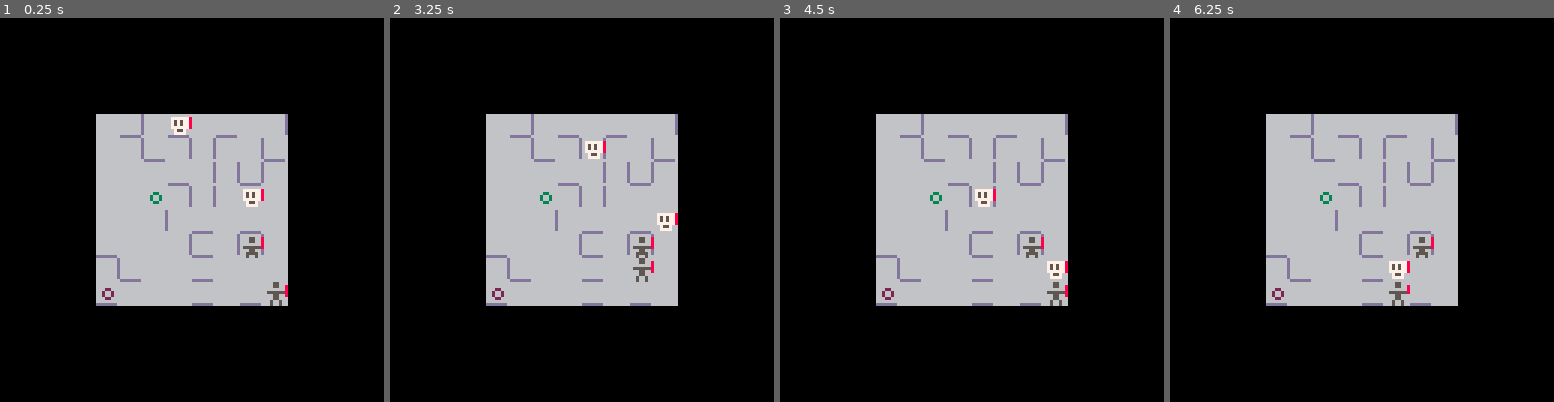
Above: before the commit, frames 1-4 (left to right).
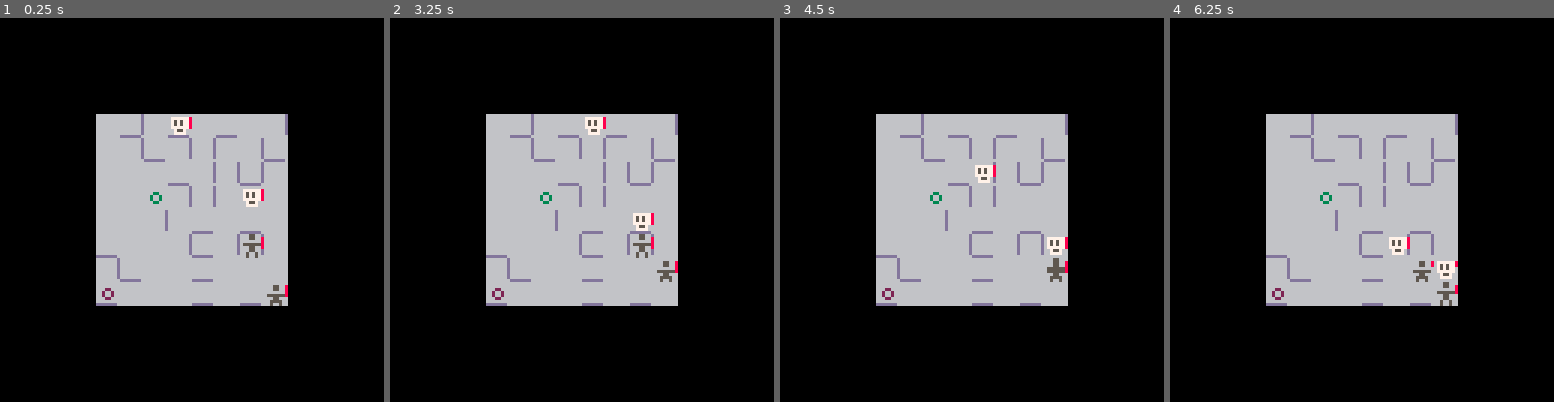
Above: after the commit, the same moments.

Repository: taylordolan/grid-folks
Game: PICO-8 cartridge grid_folks.p8
The game is run twice, just before and just after one commit, with the same random seed, the same clock (stepped at 60 frames per second) and the same inputs.
Inputs:
- Up to frame 1 (0.25 s): no input
- Up to frame 2 (3.25 s): tap X (X key) at 0.33, 1.07, 1.85, 2.97 s; hold Right 1.6-2.1 s; hold Up 2.15-2.42 s; hold Right 2.47-3.03 s; hold Left from 3.08 s (still down)
- Up to frame 3 (4.5 s): release Left at 3.58 s; hold Down 3.63-3.97 s; hold Right from 4.02 s (still down); tap X (X key) at 4.08 s
- Up to frame 4 (6.25 s): release Right at 4.68 s; hold Up 4.73-5.03 s; hold Left 5.08-5.68 s; tap X (X key) at 5.2 s; hold Down 5.73-6.03 s; hold Right from 6.08 s (still down)

The runs differ from the first frame. In frame 1, 0.2% of the frame differs, in the area x 63-75%, y 56-75%; in frame 2, 1.2%, in the area x 50-75%, y 25-69%; in frame 3, 1.1%; in frame 4, 1.2%.

Commit message:
press x to switch active hero

Diff:
--- a/grid_folks.p8
+++ b/grid_folks.p8
@@ -11,7 +11,7 @@
 -- [x] health for enemies
 -- [x] clean up power stuff
 -- [x] power tiles for melee damage
--- [ ] press 'x' to switch heroes (instead of holding it)
+-- [x] press 'x' to switch heroes (instead of holding it)
 -- [ ] update deploy function to optionally accept a specific target
 -- [ ] power tiles for health
 -- [ ] power tiles for score
@@ -57,6 +57,7 @@
   heroes = {hero_a, hero_b}
   deploy(hero_a, {"hero", "enemy"})
   deploy(hero_b, {"hero", "enemy"})
+  hero_a_active = true
 
 	-- list of enemies
 	enemies = {}
@@ -86,8 +87,12 @@
 
 function _update()
 
+  if btnp(5) then
+    hero_a_active = not hero_a_active
+  end
+
 	-- move heroes
-  if (btn(5)) then
+  if hero_a_active then
     hero_a.sprite = hero_a.base_sprite + 1
     hero_b.sprite = hero_b.base_sprite
     hero_a:update()
